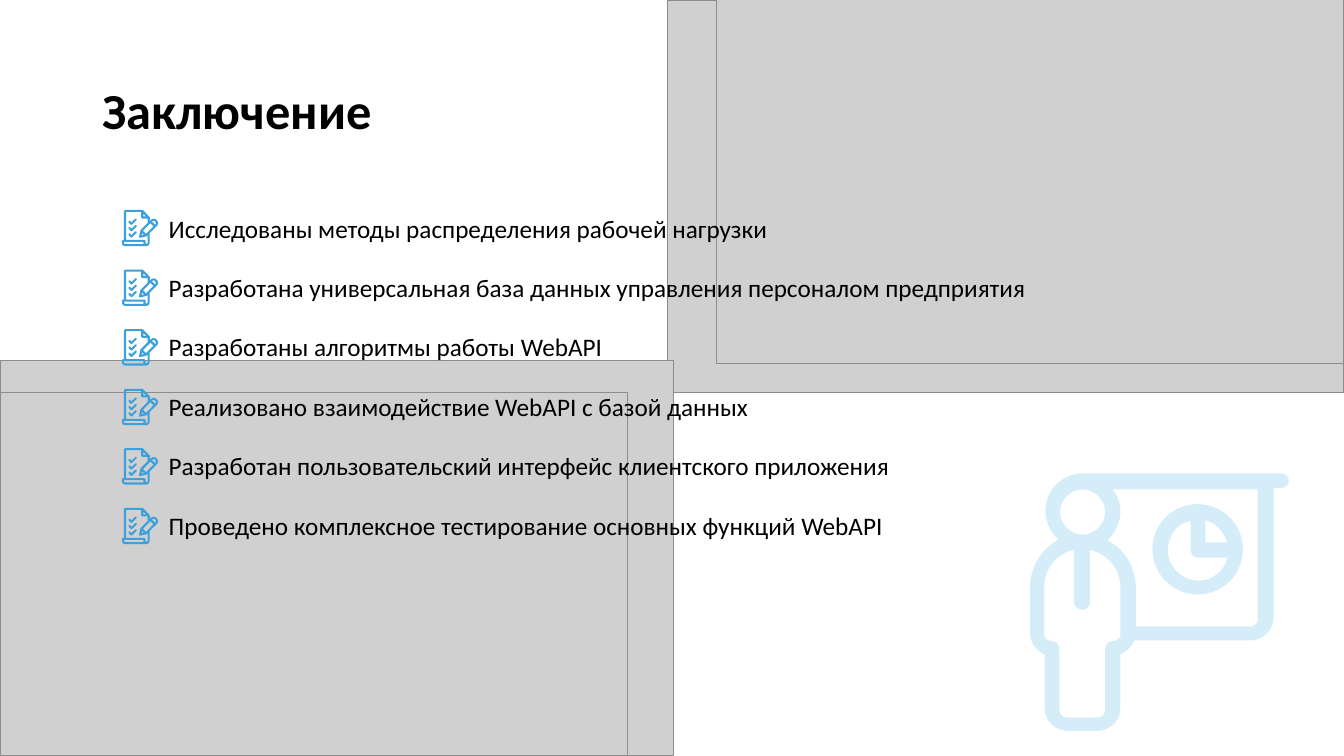
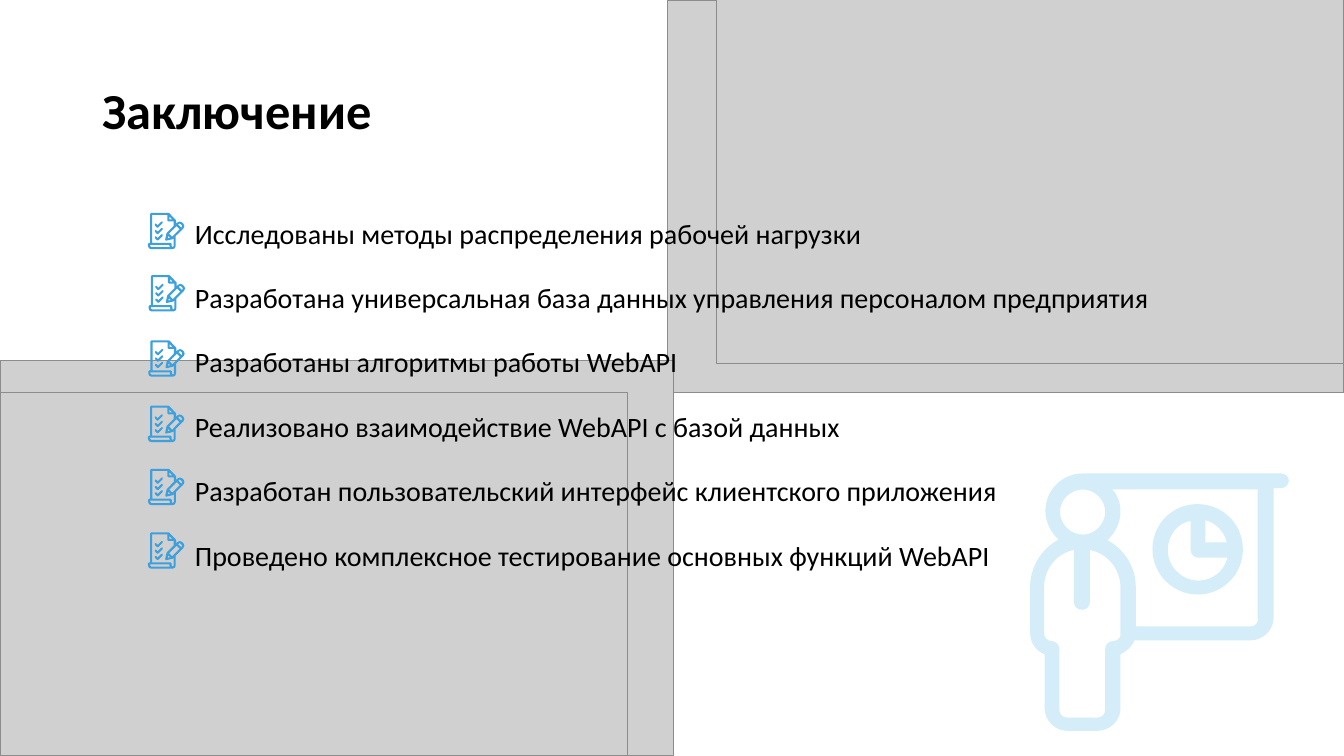
Before and after one commit to Immortian/ASP.NET-Core-HRM, a slide deck: slide 16 of Документация/Презентация.pptx (slide 14 before the commit). Drawn at 1344x756 pixels with LibreOffice and Linux fonts; fonts in the diff are those of the drawing; grey boxes stand for pictures. Boxes give left, top, right and bottom in pixels: in the first picture for what was removed or moved away, otherwise in the second. Text is boxed around its words. In the diff, an @@ line names an element or a change of style, - is before the commit and + after.

```diff
--- a/Документация/Презентация.pptx
+++ b/Документация/Презентация.pptx
@@ text "Исследованы методы распределения рабочей нагрузки": place and size @@
-text "Исследованы методы распределения рабочей нагрузки" at (169, 217, 1025, 541)
+text "Исследованы методы распределения рабочей нагрузки" at (195, 220, 1149, 572)
@@ text "Исследованы методы распределения рабочей нагрузки" at (195, 220, 1149, 572): size 18 to 20 pt @@
@@ 8 freeform shapes: place and size @@
-8 freeform shapes at (122, 210, 158, 306)
+8 freeform shapes at (148, 213, 186, 312)
@@ 4 freeform shapes: place and size @@
-4 freeform shapes at (122, 330, 158, 366)
+4 freeform shapes at (148, 341, 185, 377)
@@ 4 freeform shapes: place and size @@
-4 freeform shapes at (122, 389, 158, 425)
+4 freeform shapes at (148, 405, 185, 442)
@@ 4 freeform shapes: place and size @@
-4 freeform shapes at (122, 449, 158, 485)
+4 freeform shapes at (148, 469, 185, 505)
@@ 4 freeform shapes: place and size @@
-4 freeform shapes at (122, 508, 158, 544)
+4 freeform shapes at (148, 532, 185, 569)
```
Also in this commit, not shown: 11 other slides changed, 3 slides added, 1 slide removed, 38 other files.
